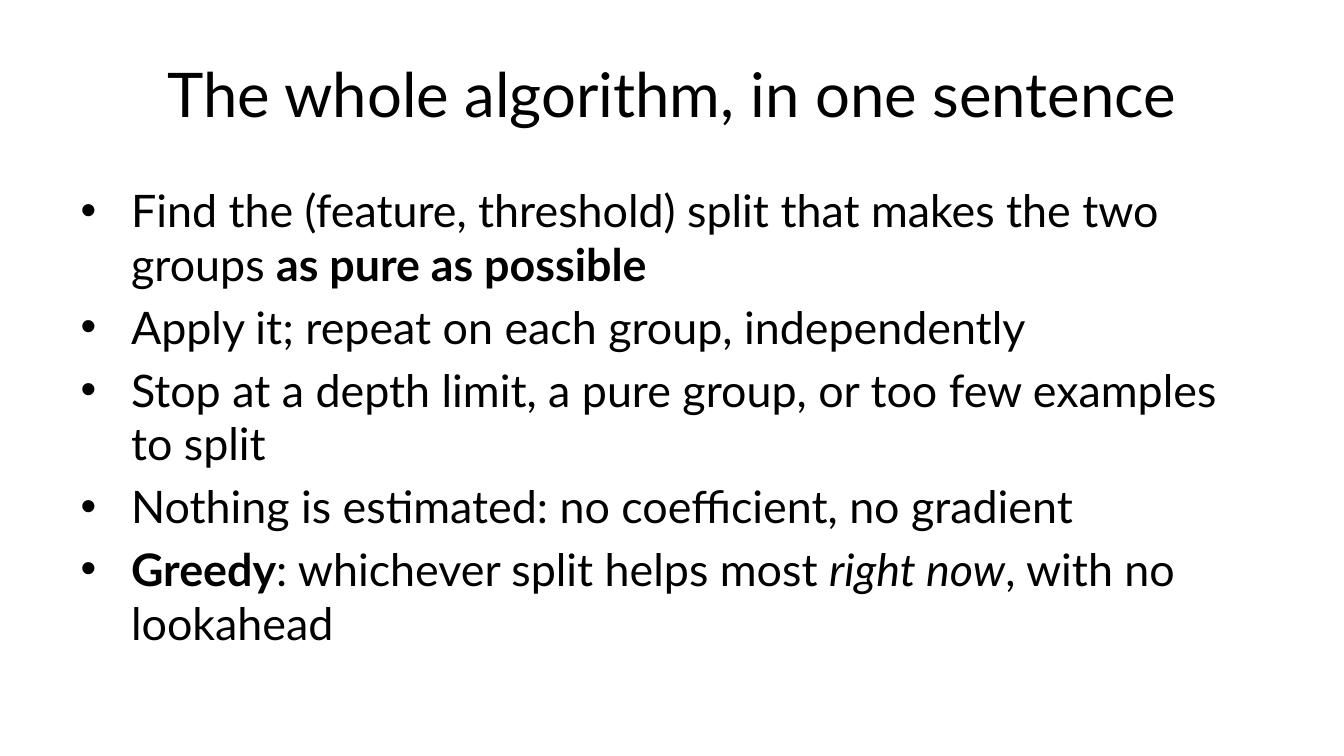
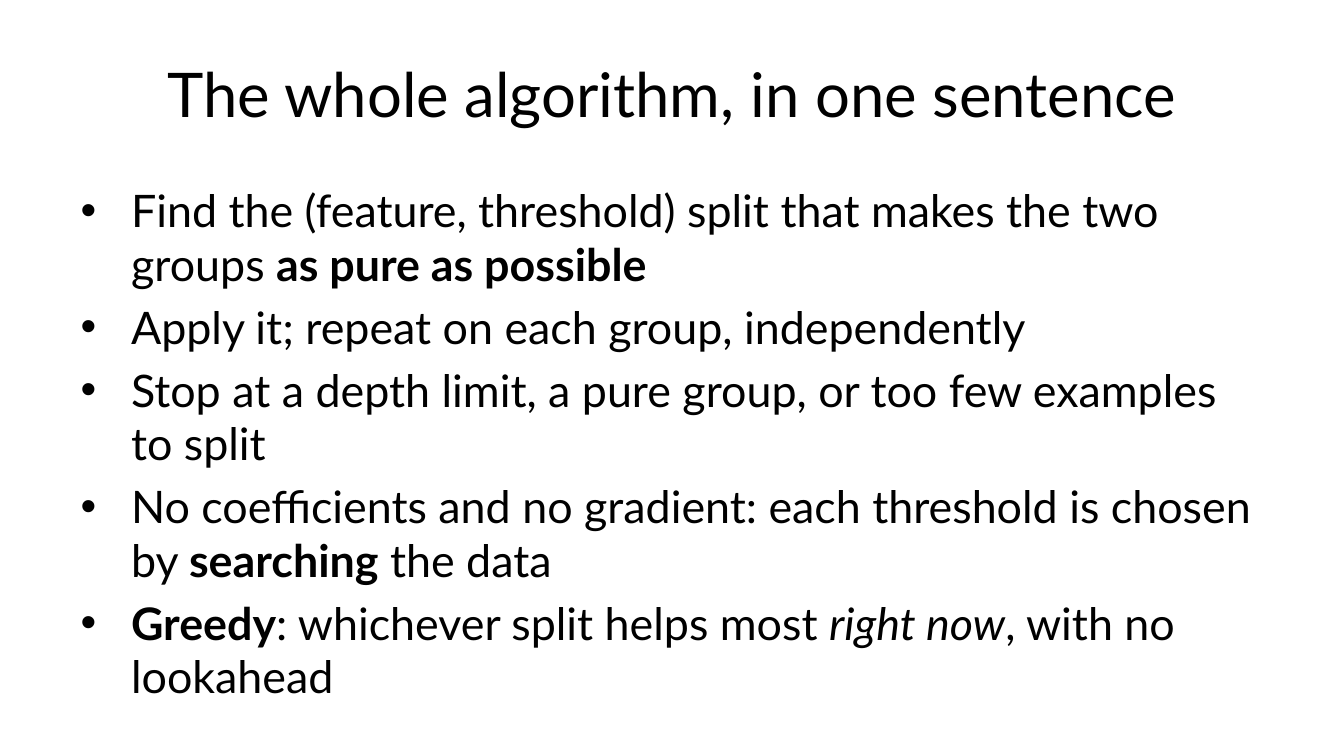
Before and after one commit to fabioantonini/technologies-for-artificial-intelligence, a slide deck: slide 7 of Lessons/07_trees_and_ensembles/Slides/trees_and_ensembles_slides.pptx. Drawn at 1344x756 pixels with LibreOffice and Linux fonts; fonts in the diff are those of the drawing; background and template pictures are left out. Boxes give left, top, right and bottom in pixels: in the first picture for what was removed or moved away, otherwise in the second. Text is boxed around its words. In the diff, an @@ line names an element or a change of style, - is before the commit and + after.

```diff
--- a/Lessons/07_trees_and_ensembles/Slides/trees_and_ensembles_slides.pptx
+++ b/Lessons/07_trees_and_ensembles/Slides/trees_and_ensembles_slides.pptx
@@ text at [131,490,1251,585]: text changed @@
-• Nothing is estimated: no coefficient, no gradient
+• No coefficients and no gradient: each threshold is chosen by searching the data
```
Also in this commit, not shown: 11 other slides changed, 2 slides added, 1 slide removed, 17 other files.
